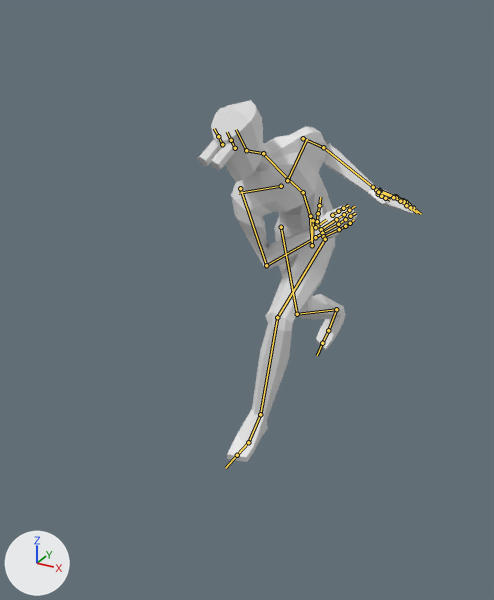
Renders of the FBX model src/FightArena/Assets/World/Animations/Humanoid/Attacks/Anim_ThrowKunai_M.fbx from each side of a commit.
Before and after are seen from a 50 mm camera at (1.23, -2.81, 1.76) aimed at (0.0, -0.59, 0.65). Arrows for +X, +Y and +Z are at lower left; the lights stay in place. Both versions are drawn at frame 16 of the action 'DefaultMale|ThrowKunai'; the numbers are the values there. The bones that bend it are drawn over the model as lines.

In view in the first picture: 'LowPolyMaleMesh'.
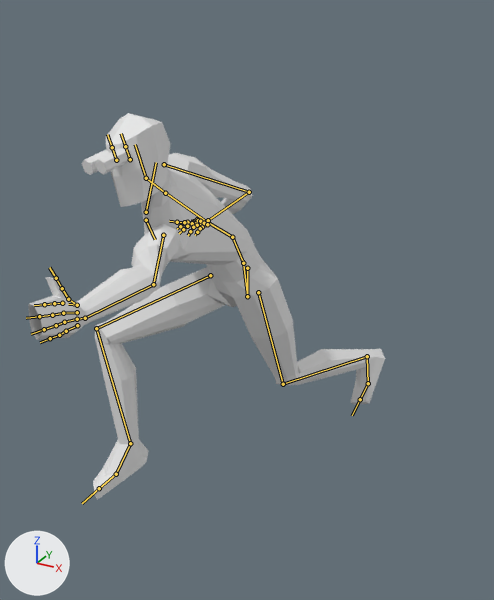
Boxes [x1, y1, x2, y2] around the edits, measured in the pictures (494 x 600 px):
'LowPolyMaleMesh', posed (62% wider, 7% taller)
    before: [198, 100, 417, 462]
    after: [29, 113, 385, 500]
bone 'root', root to tip
    before: (313, 220) to (312, 245)
    after: (247, 268) to (247, 296)
bone 'spine', root to tip
    before: (310, 216) to (303, 192)
    after: (243, 263) to (232, 237)
bone 'chest', root to tip
    before: (303, 192) to (288, 179)
    after: (232, 237) to (206, 221)
bone 'upperChest', root to tip
    before: (288, 179) to (263, 154)
    after: (206, 221) to (166, 193)
bone 'neck', root to tip
    before: (263, 153) to (246, 150)
    after: (165, 193) to (146, 178)
bone 'head', root to tip
    before: (246, 150) to (236, 129)
    after: (146, 178) to (135, 144)
bone 'upper_arm.R', root to tip
    before: (240, 188) to (266, 265)
    after: (164, 164) to (249, 192)
bone 'forearm.R', root to tip
    before: (266, 265) to (315, 237)
    after: (249, 192) to (208, 220)
bone 'hand.R', root to tip
    before: (315, 237) to (323, 232)
    after: (208, 220) to (203, 222)
bone 'f_middle.01.R', root to tip
    before: (336, 219) to (344, 214)
    after: (192, 223) to (187, 226)
bone 'f_ring.01.R', root to tip
    before: (338, 224) to (345, 219)
    after: (197, 225) to (193, 227)
bone 'shoulder.L', root to tip
    before: (287, 180) to (307, 139)
    after: (146, 220) to (155, 239)
bone 'upper_arm.L', root to tip
    before: (303, 138) to (323, 147)
    after: (163, 235) to (153, 284)
bone 'forearm.L', root to tip
    before: (323, 147) to (373, 187)
    after: (153, 284) to (85, 318)
bone 'hand.L', root to tip
    before: (373, 187) to (381, 191)
    after: (85, 318) to (77, 319)
bone 'thigh.R', root to tip
    before: (281, 227) to (297, 314)
    after: (210, 275) to (96, 328)
bone 'shin.R', root to tip
    before: (297, 314) to (336, 309)
    after: (96, 328) to (130, 443)
bone 'foot.R', root to tip
    before: (336, 309) to (328, 330)
    after: (130, 443) to (116, 474)
bone 'thigh.L', root to tip
    before: (325, 239) to (277, 317)
    after: (258, 292) to (283, 384)
bone 'shin.L', root to tip
    before: (277, 317) to (260, 414)
    after: (283, 384) to (367, 356)
bone 'foot.L', root to tip
    before: (260, 414) to (248, 442)
    after: (367, 356) to (368, 383)

The change, as a diff of the scene's bpy script:
```diff
--- a/src/FightArena/Assets/World/Animations/Humanoid/Attacks/Anim_ThrowKunai_M.fbx.py
+++ b/src/FightArena/Assets/World/Animations/Humanoid/Attacks/Anim_ThrowKunai_M.fbx.py
@@ bone_root @@
 bone_root = bpy.data.objects['DefaultMale'].pose.bones['root']
-bone_root.location = (0.0, 34.8, 0.0)
+bone_root.location = (0.0, 37.1, -64.4)
@@ bone_spine @@
 bone_spine = bpy.data.objects['DefaultMale'].pose.bones['spine']  # child of 'hips'
-bone_spine.rotation_quaternion = (0.935, 0.274, 0.215, 0.063)  # degrees (35, 22, 15)
+bone_spine.rotation_quaternion = (0.935, 0.274, -0.215, -0.063)  # degrees (35, -22, -15)
@@ bone_chest @@
 bone_chest = bpy.data.objects['DefaultMale'].pose.bones['chest']  # child of 'spine'
-bone_chest.rotation_quaternion = (0.959, 0.273, -0.035, 0.064)  # degrees (31, -6, 6)
+bone_chest.rotation_quaternion = (0.959, 0.273, 0.035, -0.064)  # degrees (31, 6, -6)
@@ bone_upperchest @@
 bone_upperchest = bpy.data.objects['DefaultMale'].pose.bones['upperChest']  # child of 'chest'
-bone_upperchest.rotation_quaternion = (0.956, 0.0, 0.292, 0.0)  # degrees (0, 34, 0)
+bone_upperchest.rotation_quaternion = (0.956, 0.0, -0.292, 0.0)  # degrees (0, -34, 0)
@@ bone_neck @@
 bone_neck = bpy.data.objects['DefaultMale'].pose.bones['neck']  # child of 'upperChest'
-bone_neck.rotation_quaternion = (0.923, -0.124, -0.278, 0.234)  # degrees (-24, -27, 34)
+bone_neck.rotation_quaternion = (0.881, -0.277, 0.365, -0.115)  # degrees (-45, 35, -30)
@@ bone_head @@
 bone_head = bpy.data.objects['DefaultMale'].pose.bones['head']  # child of 'neck'
-bone_head.rotation_quaternion = (0.977, -0.131, -0.129, -0.11)  # degrees (-14, -16, -11)
+bone_head.rotation_quaternion = (0.977, -0.131, 0.129, 0.11)  # degrees (-14, 16, 11)
@@ bone_upper_arm_r @@
 bone_upper_arm_r = bpy.data.objects['DefaultMale'].pose.bones['upper_arm.R']  # child of 'shoulder.R'
-bone_upper_arm_r.rotation_quaternion = (0.935, 0.325, 0.144, -0.004)  # degrees (39, 16, 5)
+bone_upper_arm_r.rotation_quaternion = (0.981, -0.071, -0.037, 0.179)  # degrees (-9, -3, 21)
@@ bone_forearm_r @@
 bone_forearm_r = bpy.data.objects['DefaultMale'].pose.bones['forearm.R']  # child of 'upper_arm.R'
-bone_forearm_r.rotation_quaternion = (0.442, 0.759, -0.283, 0.386)  # degrees (125, -57, -9)
+bone_forearm_r.rotation_quaternion = (0.722, 0.681, 0.12, -0.011)  # degrees (87, 11, 9)
@@ bone_hand_r @@
 bone_hand_r = bpy.data.objects['DefaultMale'].pose.bones['hand.R']  # child of 'forearm.R'
-bone_hand_r.rotation_quaternion = (0.964, 0.264, -0.012, -0.045)  # degrees (31, 0, -5)
+bone_hand_r.rotation_quaternion = (1.0, 0.0, 0.0, 0.0)  # degrees (0, 0, 0)
@@ bone_f_middle_01_r @@
 bone_f_middle_01_r = bpy.data.objects['DefaultMale'].pose.bones['f_middle.01.R']  # child of 'palm.02.R'
-bone_f_middle_01_r.rotation_quaternion = (0.924, 0.383, 0.0, 0.0)  # degrees (45, 0, 0)
+bone_f_middle_01_r.rotation_quaternion = (1.0, 0.0, 0.0, 0.0)  # degrees (0, 0, 0)
@@ bone_f_ring_01_r @@
 bone_f_ring_01_r = bpy.data.objects['DefaultMale'].pose.bones['f_ring.01.R']  # child of 'palm.03.R'
-bone_f_ring_01_r.rotation_quaternion = (0.924, 0.383, 0.0, 0.0)  # degrees (45, 0, 0)
+bone_f_ring_01_r.rotation_quaternion = (1.0, 0.0, 0.0, 0.0)  # degrees (0, 0, 0)
@@ bone_shoulder_l @@
 bone_shoulder_l = bpy.data.objects['DefaultMale'].pose.bones['shoulder.L']  # child of 'upperChest'
-bone_shoulder_l.rotation_quaternion = (1.0, 0.001, 0.0, 0.001)  # degrees (0, 0, 0)
+bone_shoulder_l.rotation_quaternion = (0.997, 0.052, 0.003, 0.054)  # degrees (6, 0, 6)
@@ bone_upper_arm_l @@
 bone_upper_arm_l = bpy.data.objects['DefaultMale'].pose.bones['upper_arm.L']  # child of 'shoulder.L'
-bone_upper_arm_l.rotation_quaternion = (0.976, -0.138, 0.028, -0.165)  # degrees (-16, 1, -19)
+bone_upper_arm_l.rotation_quaternion = (0.59, 0.155, -0.415, 0.675)  # degrees (-32, -44, 111)
@@ bone_forearm_l @@
 bone_forearm_l = bpy.data.objects['DefaultMale'].pose.bones['forearm.L']  # child of 'upper_arm.L'
-bone_forearm_l.rotation_quaternion = (0.71, 0.69, -0.132, 0.049)  # degrees (89, -15, -7)
+bone_forearm_l.rotation_quaternion = (0.811, 0.192, -0.534, -0.139)  # degrees (52, -54, -48)
@@ bone_hand_l @@
 bone_hand_l = bpy.data.objects['DefaultMale'].pose.bones['hand.L']  # child of 'forearm.L'
-bone_hand_l.rotation_quaternion = (1.0, 0.0, 0.0, 0.0)  # degrees (0, 0, 0)
+bone_hand_l.rotation_quaternion = (0.987, -0.053, -0.031, 0.149)  # degrees (-7, -3, 17)
@@ bone_thigh_r @@
 bone_thigh_r = bpy.data.objects['DefaultMale'].pose.bones['thigh.R']  # child of 'hips'
-bone_thigh_r.rotation_quaternion = (0.98, 0.189, -0.061, -0.022)  # degrees (22, -6, -4)
+bone_thigh_r.rotation_quaternion = (0.814, -0.567, 0.068, 0.106)  # degrees (-69, 13, 6)
@@ bone_shin_r @@
 bone_shin_r = bpy.data.objects['DefaultMale'].pose.bones['shin.R']  # child of 'thigh.R'
-bone_shin_r.rotation_quaternion = (0.916, 0.4, 0.01, 0.043)  # degrees (47, -1, 5)
+bone_shin_r.rotation_quaternion = (0.794, 0.595, -0.011, -0.121)  # degrees (73, 7, -12)
@@ bone_foot_r @@
 bone_foot_r = bpy.data.objects['DefaultMale'].pose.bones['foot.R']  # child of 'shin.R'
-bone_foot_r.rotation_quaternion = (0.972, -0.232, 0.0, 0.031)  # degrees (-27, 1, 3)
+bone_foot_r.rotation_quaternion = (0.987, 0.16, -0.006, -0.013)  # degrees (18, 0, -2)
@@ bone_thigh_l @@
 bone_thigh_l = bpy.data.objects['DefaultMale'].pose.bones['thigh.L']  # child of 'hips'
-bone_thigh_l.rotation_quaternion = (0.868, -0.484, -0.068, -0.089)  # degrees (-58, -12, -5)
+bone_thigh_l.rotation_quaternion = (0.969, 0.239, 0.063, 0.012)  # degrees (28, 7, 3)
@@ bone_shin_l @@
 bone_shin_l = bpy.data.objects['DefaultMale'].pose.bones['shin.L']  # child of 'thigh.L'
-bone_shin_l.rotation_quaternion = (0.878, 0.464, 0.011, 0.114)  # degrees (55, -5, 12)
+bone_shin_l.rotation_quaternion = (0.883, 0.467, -0.009, -0.043)  # degrees (56, 1, -5)
@@ bone_foot_l @@
 bone_foot_l = bpy.data.objects['DefaultMale'].pose.bones['foot.L']  # child of 'shin.L'
-bone_foot_l.rotation_quaternion = (0.987, 0.16, 0.006, 0.013)  # degrees (18, 0, 2)
+bone_foot_l.rotation_quaternion = (0.972, -0.232, 0.0, -0.031)  # degrees (-27, -1, -3)
```
